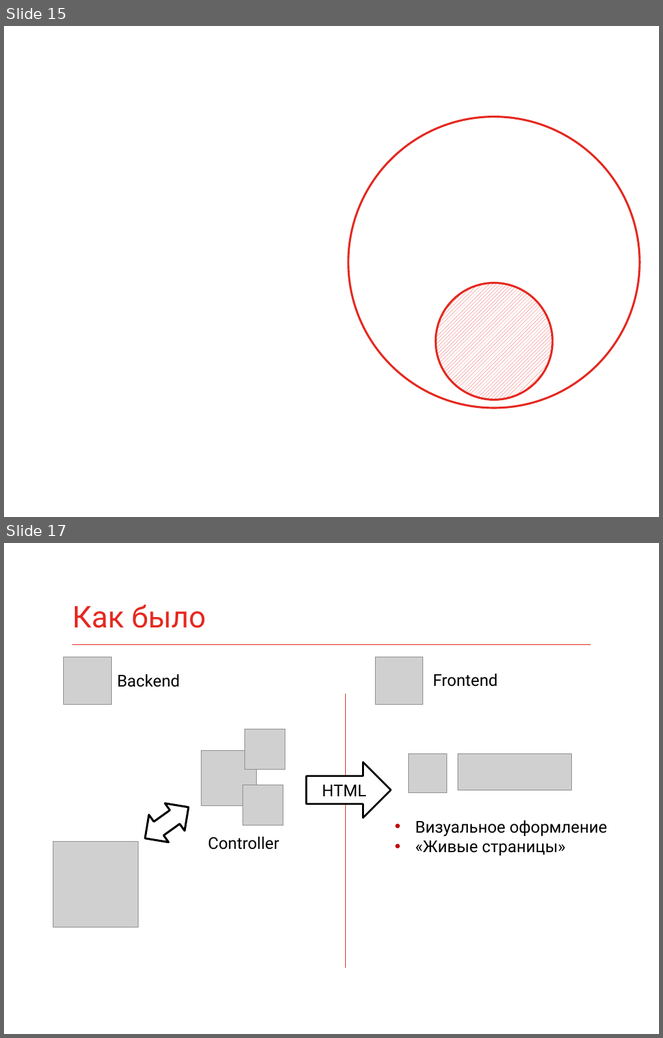
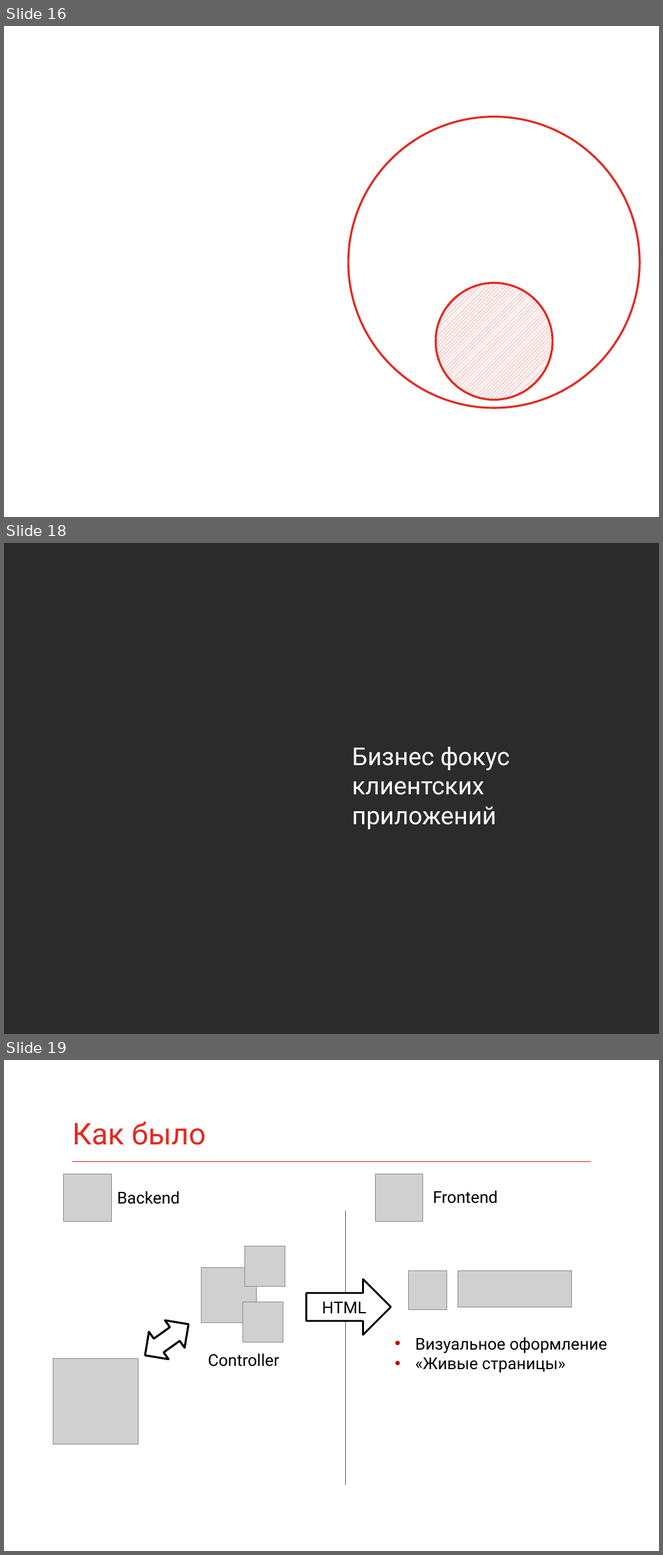
Before and after one commit to fmx1k/konfur-summer-2017-slides, a slide deck: Slides/Backend vs Frontend.pptx. Shown one above the other, each under a label of ours: slides 15 and 17 before the commit, slides 16, 18 and 19 after it; the slides between them are not shown. The pictures are 663x1038 and 663x1555 pixels, drawn with LibreOffice and Linux fonts; fonts in the diff are those of the drawing; grey boxes stand for pictures; background and template pictures are left out; a plain dark background stands for a picture behind light text. Boxes give left, top, right and bottom in pixels: in the first picture for what was removed or moved away, otherwise in the second. Text is boxed around its words. In the diff, an @@ line names an element or a change of style, - is before the commit and + after.

```diff
--- a/Slides/Backend vs Frontend.pptx
+++ b/Slides/Backend vs Frontend.pptx
@@ slide 18 added at bbox=[4, 543, 659, 1034], background picture (left out) @@
@@ title added at bbox=[352, 746, 510, 830], 27 pt, text #FFFFFF @@
+Бизнес фокус
+клиентских приложений
@@ what was slide 15 is now slide 16 @@
@@ what was slide 17 is now slide 19 @@
```
Also in this commit, not shown: 9 slides changed, 1 other slide added, 5 other files.
